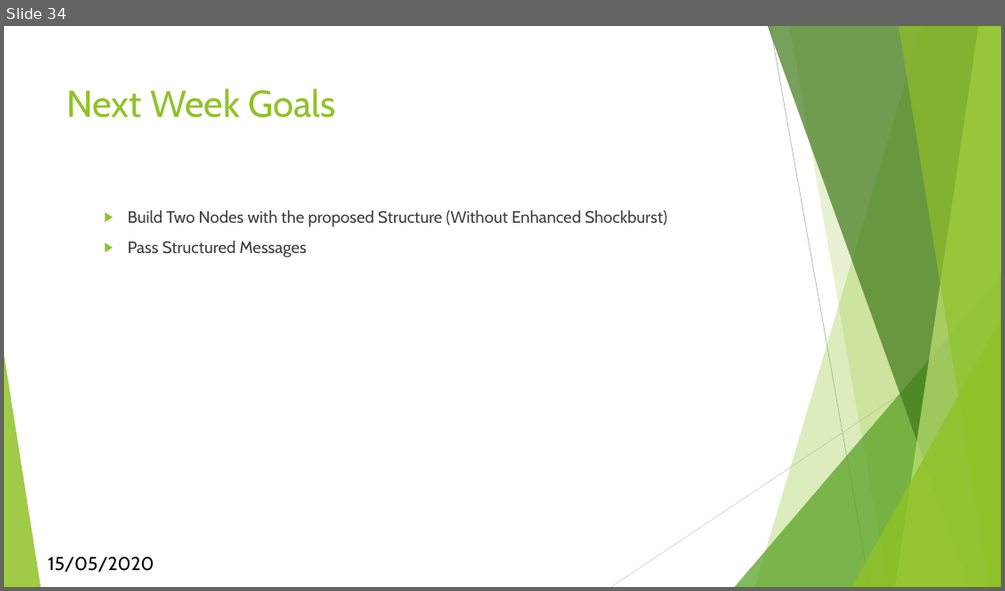
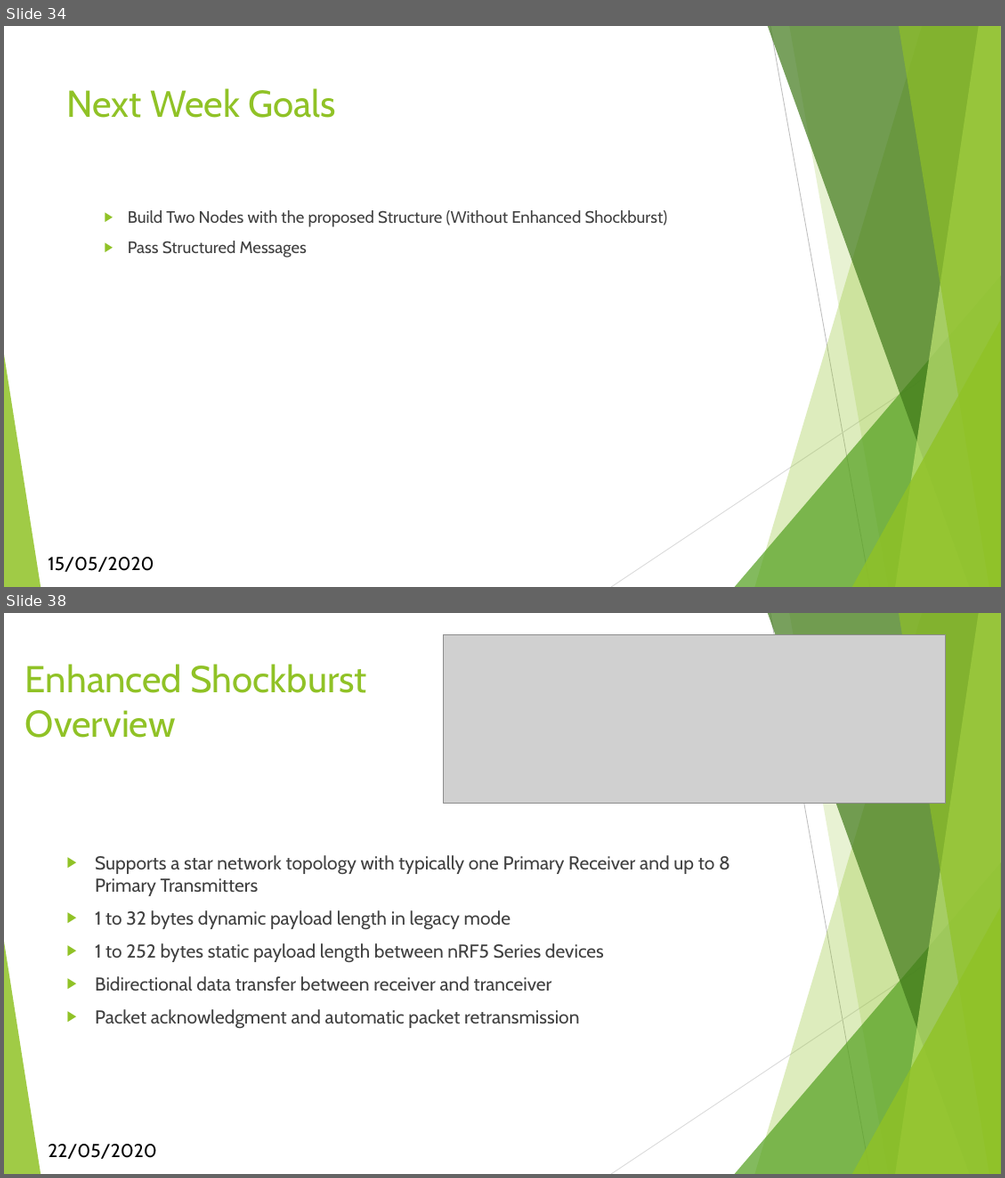
Before and after one commit to Kirishikesan/Mesh-Network-Communication-Protocol, a slide deck: PresentationsAndReports/AgrIoT-Phase 3.pptx. Shown one above the other, each under a label of ours: slide 34 before the commit, slides 34 and 38 after it; the slides between them are not shown. The pictures are 1005x591 and 1005x1178 pixels, drawn with LibreOffice and Linux fonts; fonts in the diff are those of the drawing; grey boxes stand for pictures. Boxes give left, top, right and bottom in pixels: in the first picture for what was removed or moved away, otherwise in the second. Text is boxed around its words. In the diff, an @@ line names an element or a change of style, - is before the commit and + after.

```diff
--- a/PresentationsAndReports/AgrIoT-Phase 3.pptx
+++ b/PresentationsAndReports/AgrIoT-Phase 3.pptx
@@ slide 38 added at bbox=[4, 613, 1001, 1174], background #FFFFFF; not listed: 10 template elements that a slide beside it also shows @@
@@ picture added at bbox=[443, 634, 946, 803] @@
@@ title added at bbox=[25, 664, 367, 738], 36 pt, text #90C226 @@
+Enhanced Shockburst Overview
@@ text added at bbox=[95, 855, 730, 1028], 18 pt, text #404040 @@
+▶ Supports a star network topology with typically one Primary Receiver and up to 8 Primary Transmitters
+▶ 1 to 32 bytes dynamic payload length in legacy mode
+▶ 1 to 252 bytes static payload length between nRF5 Series devices
+▶ Bidirectional data transfer between receiver and tranceiver
+▶ Packet acknowledgment and automatic packet retransmission
@@ text added at bbox=[48, 1143, 156, 1159], 18 pt, text #000000 @@
+22/05/2020
```
Also in this commit, not shown: 1 slide changed, 17 other slides added, 15 other files.
